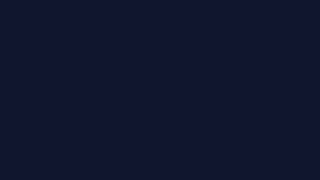
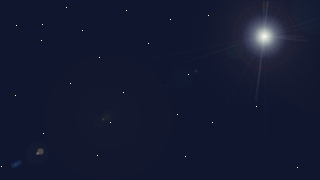
The second w=320, h=180 image is a revision of the first. Changes to its layers:
added layer "LensFlair" (screen) above "Stars" over [1, 0, 320, 169]
added layer "Stars" above "BackGround" over [1, 7, 298, 168]
